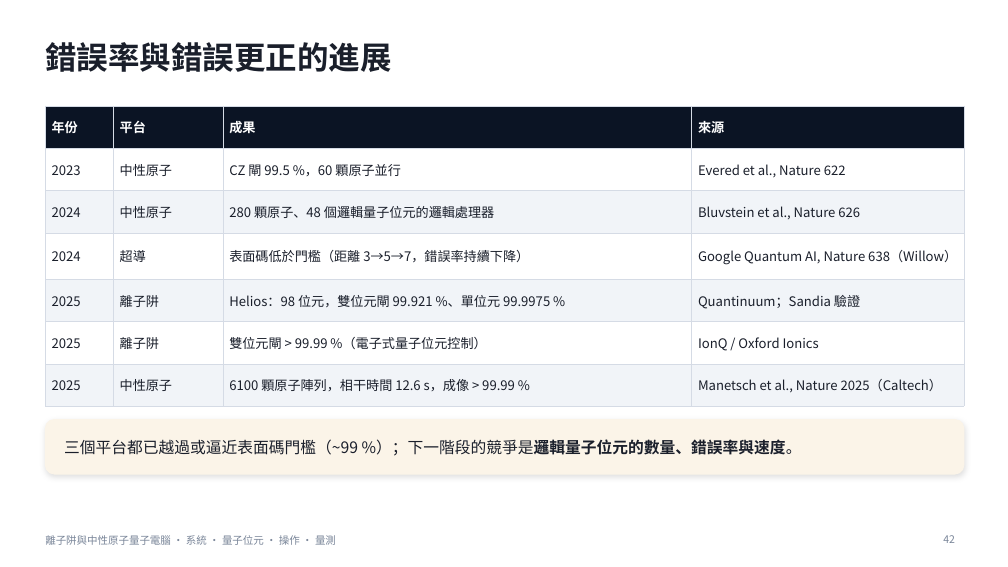
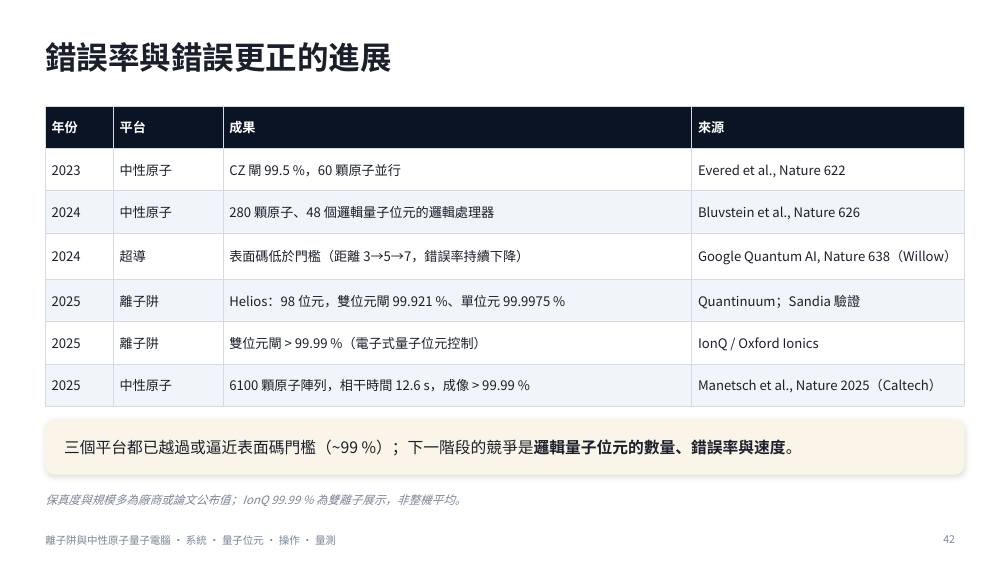
Before and after one commit to pcpcchen-coder/QuantumComputing, a slide deck: slide 42 of slides/Ion_NeutralAtom_Talk.pptx. Drawn at 1008x567 pixels with LibreOffice and Linux fonts; fonts in the diff are those of the drawing. Boxes give left, top, right and bottom in pixels: in the first picture for what was removed or moved away, otherwise in the second. Text is boxed around its words. In the diff, an @@ line names an element or a change of style, - is before the commit and + after.

```diff
--- a/slides/Ion_NeutralAtom_Talk.pptx
+++ b/slides/Ion_NeutralAtom_Talk.pptx
@@ text added at <box>45,494,466,506</box>, 11 pt, text #7A8699, italic @@
+保真度與規模多為廠商或論文公布值；IonQ 99.99 % 為雙離子展示，非整機平均。
```
Also in this commit, not shown: 1 slide added, 4 other files.
